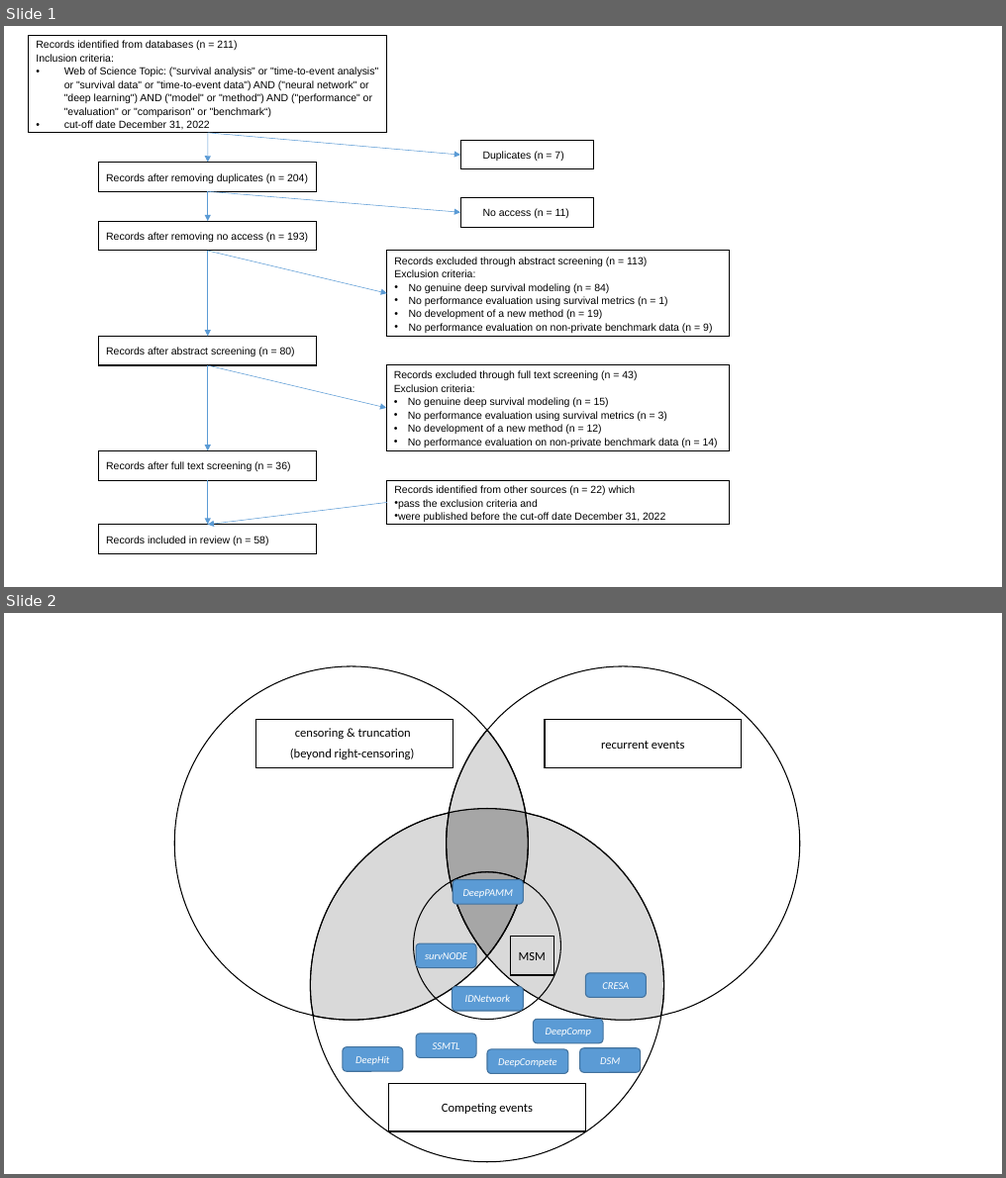
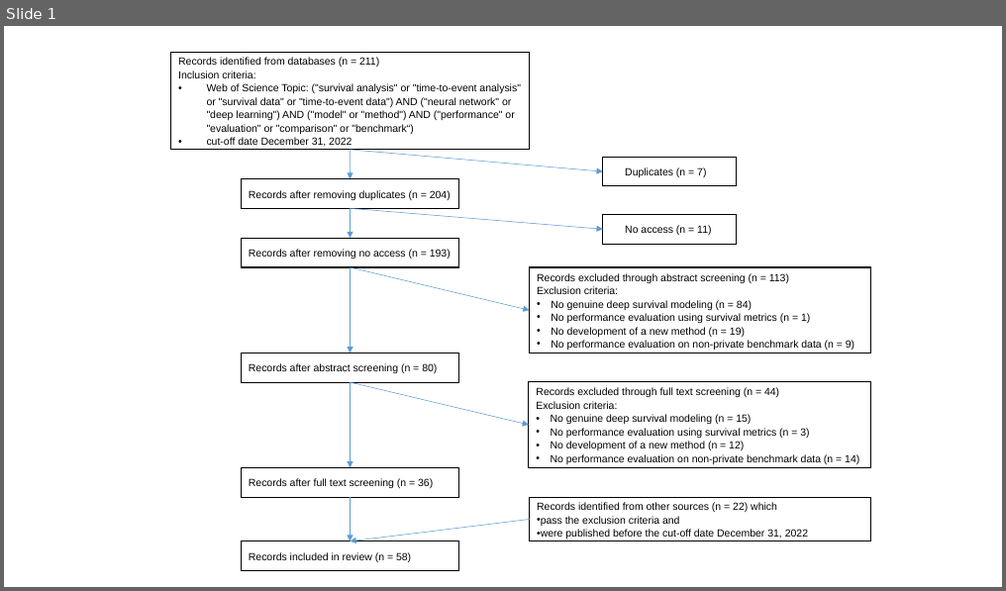
Before and after one commit to survival-org/DL4Survival, a slide deck: results/diagrams.pptx. Shown one above the other, each under a label of ours: slides 1 and 2 before the commit, slide 1 after it. The pictures are 1006x1178 and 1006x591 pixels, drawn with LibreOffice and Linux fonts; fonts in the diff are those of the drawing. Boxes give left, top, right and bottom in pixels: in the first picture for what was removed or moved away, otherwise in the second. Text is boxed around its words. In the diff, an @@ line names an element or a change of style, - is before the commit and + after.

```diff
--- a/results/diagrams.pptx
+++ b/results/diagrams.pptx
@@ slide 2 removed at [4,613,1002,1174], background #FFFFFF @@
@@ freeform shape removed at [174,666,487,1016] @@
@@ freeform shape removed at [487,666,801,1016] @@
@@ rectangle removed at [256,719,453,768] @@
-censoring & truncation
-(beyond right-censoring)
@@ freeform shape removed at [447,731,528,957] @@
@@ freeform shape removed at [449,731,525,814] @@
@@ rectangle removed at [545,719,742,768] @@
-recurrent events
@@ freeform shape removed at [310,813,487,1020] @@
@@ freeform shape removed at [447,808,528,881] @@
@@ freeform shape removed at [487,813,664,1020] @@
@@ freeform shape removed at [450,872,525,957] @@
@@ freeform shape removed at [414,881,561,1020] @@
@@ rounded rectangle removed at [453,880,524,904] @@
-DeepPAMM
@@ rectangle removed at [510,937,554,975] @@
-MSM
@@ freeform shape removed at [313,957,661,1162] @@
@@ rounded rectangle removed at [416,944,476,967] @@
-survNODE
@@ rounded rectangle removed at [451,986,523,1011] @@
-IDNetwork
@@ rounded rectangle removed at [586,973,647,997] @@
-CRESA
@@ rounded rectangle removed at [534,1020,603,1044] @@
-DeepComp
@@ rounded rectangle removed at [343,1048,403,1071] @@
-DeepHit
@@ rounded rectangle removed at [416,1034,476,1058] @@
-SSMTL
@@ rounded rectangle removed at [487,1050,568,1073] @@
-DeepCompete
@@ rounded rectangle removed at [580,1049,641,1072] @@
-DSM
@@ rectangle removed at [389,1083,586,1132] @@
-Competing events
@@ slide 1 changed as well @@
@@ 2 arrows, 1 rectangle: place and size @@
-2 arrows, 1 rectangle at [208,191,594,227]
+2 arrows, 1 rectangle at [350,209,737,244]
@@ 10 rectangles, 8 arrows: place and size @@
-10 rectangles, 8 arrows at [29,36,730,554]
+10 rectangles, 8 arrows at [171,52,871,571]
@@ text in rectangle at [536,387,779,397]: text changed @@
-Records excluded through full text screening (n = 43)
+Records excluded through full text screening (n = 44)
```
Also in this commit, not shown: 1 other slide removed, 7 other files.
